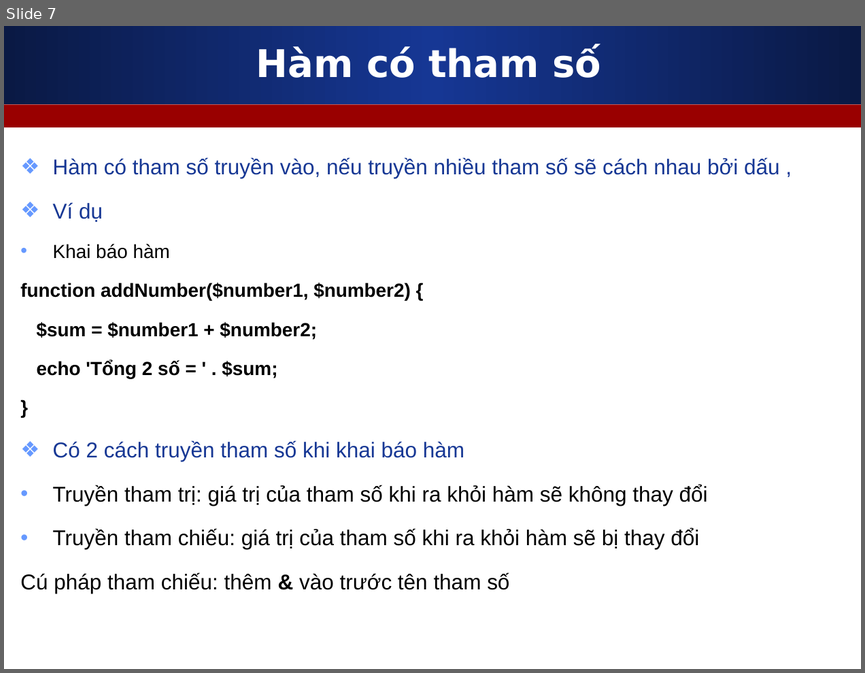
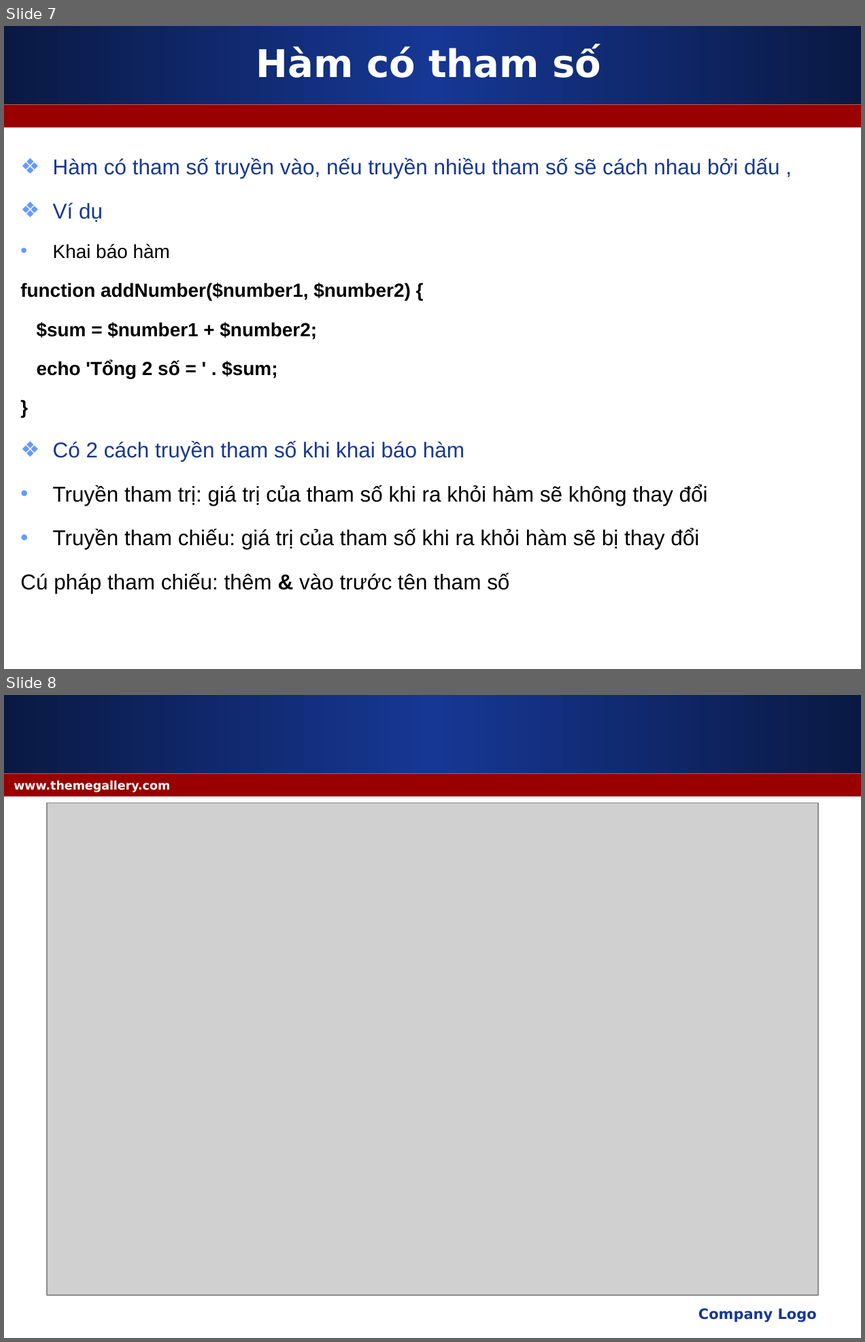
Before and after one commit to melng124/php39_devpro, a slide deck: Day12_PHP_Function_Custom_Include_Require_Function_Scope_Variable/Slides/1_Function.ppt. Shown one above the other, each under a label of ours: slide 7 before the commit, slides 7 and 8 after it. The pictures are 865x673 and 865x1342 pixels, drawn with LibreOffice and Linux fonts; fonts in the diff are those of the drawing; grey boxes stand for pictures. Boxes give left, top, right and bottom in pixels: in the first picture for what was removed or moved away, otherwise in the second. Text is boxed around its words. In the diff, an @@ line names an element or a change of style, - is before the commit and + after.

```diff
--- a/Day12_PHP_Function_Custom_Include_Require_Function_Scope_Variable/Slides/1_Function.ppt
+++ b/Day12_PHP_Function_Custom_Include_Require_Function_Scope_Variable/Slides/1_Function.ppt
@@ slide 8 added at <box>4,695,861,1338</box>, background #FFFFFF; not listed: 2 template elements that a slide beside it also shows @@
@@ text added at <box>14,780,170,792</box>, 10 pt, text #FFFFFF, bold @@
+www.themegallery.com
@@ picture added at <box>47,803,818,1295</box> @@
@@ text added at <box>698,1308,817,1322</box>, 12 pt, text #163794, bold @@
+Company Logo
```
Also in this commit, not shown: 8 other files.
